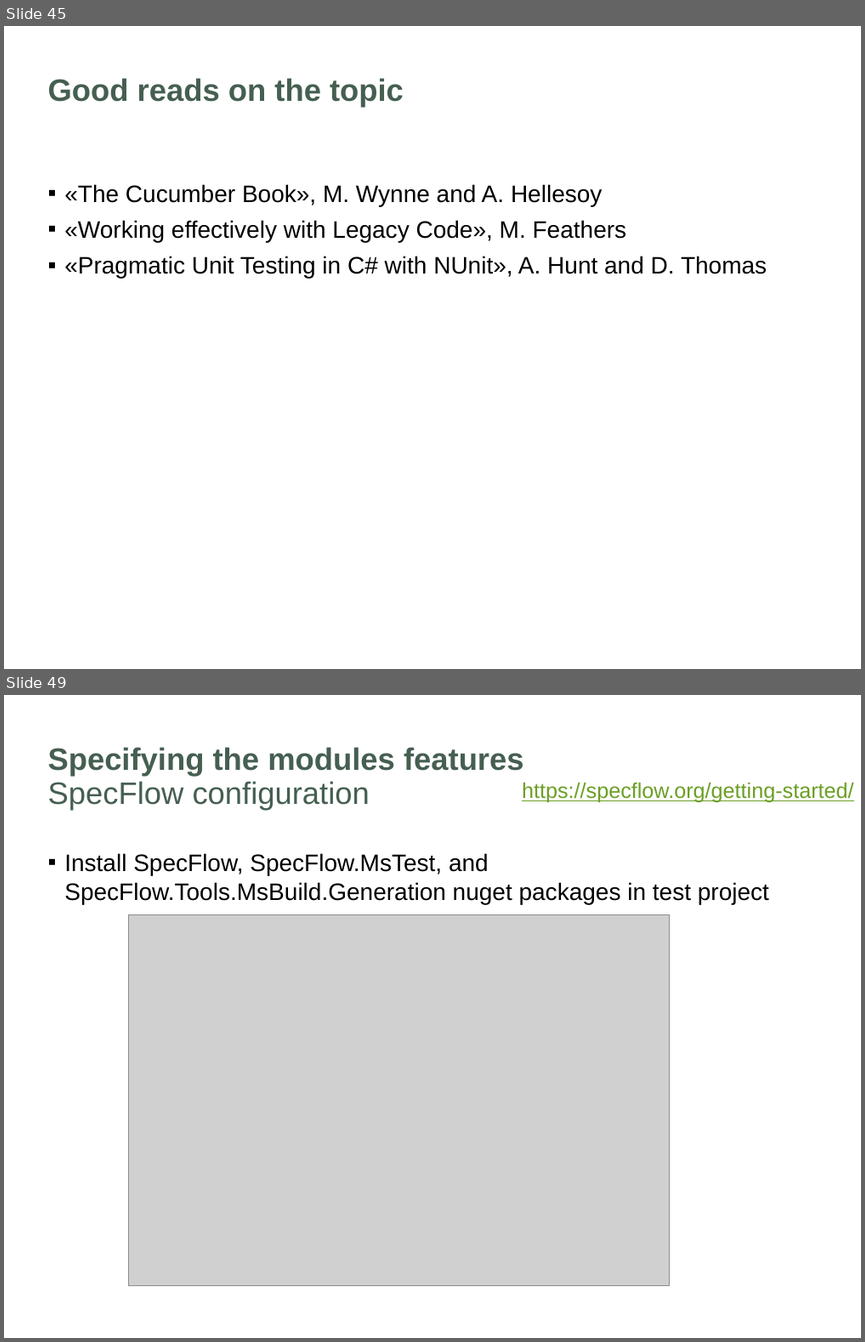
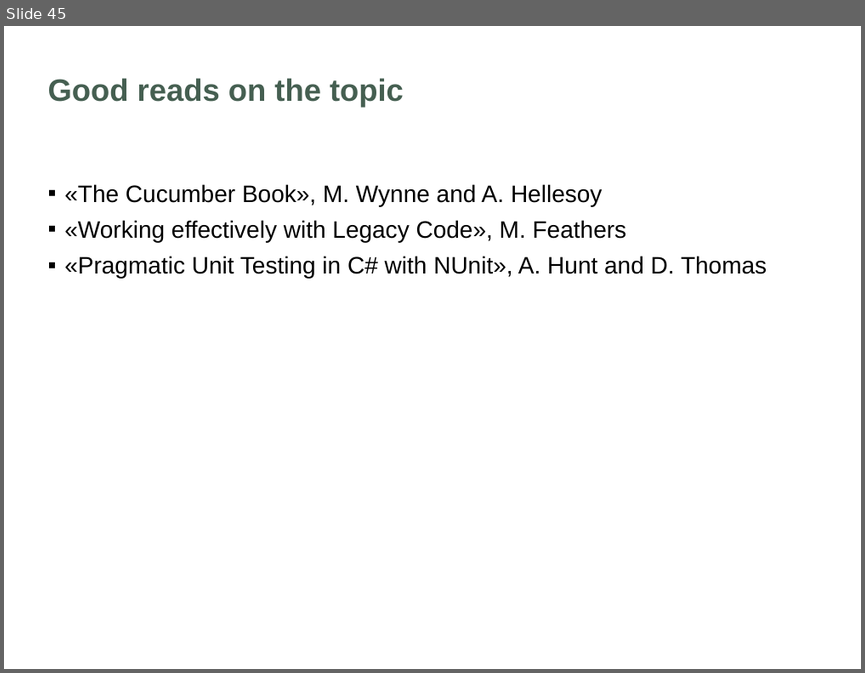
Before and after one commit to softozor/csharp-bdd-tdd, a slide deck: unit-testing.pptx. Shown one above the other, each under a label of ours: slides 45 and 49 before the commit, slide 45 after it; the slides between them are not shown. The pictures are 865x1342 and 865x673 pixels, drawn with LibreOffice and Linux fonts; fonts in the diff are those of the drawing; grey boxes stand for pictures; background and template pictures are left out. Boxes give left, top, right and bottom in pixels: in the first picture for what was removed or moved away, otherwise in the second. Text is boxed around its words. In the diff, an @@ line names an element or a change of style, - is before the commit and + after.

Commit message:
start live coding session preparation

```diff
--- a/unit-testing.pptx
+++ b/unit-testing.pptx
@@ slide 49 removed at [4, 695, 861, 1338], background #FFFFFF @@
@@ title removed at [48, 747, 524, 777] @@
-Specifying the modules features
@@ subtitle removed at [48, 781, 370, 811] @@
-SpecFlow configuration
@@ text removed at [522, 782, 854, 803] @@
-https://specflow.org/getting-started/
@@ text removed at [64, 853, 769, 904] @@
-▪ Install SpecFlow, SpecFlow.MsTest, and SpecFlow.Tools.MsBuild.Generation nuget packages in test project
@@ picture removed at [129, 914, 669, 1286] @@
```
Also in this commit, not shown: 6 other slides removed, 57 other files.
